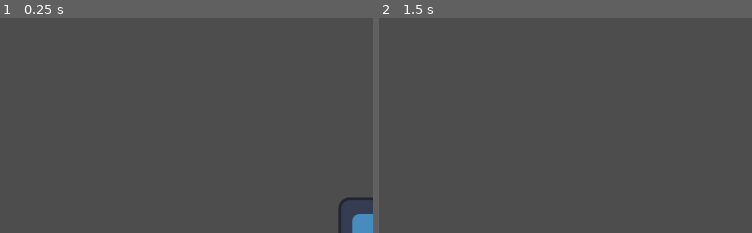
Above: before the commit, frames 1-2 (left to right).
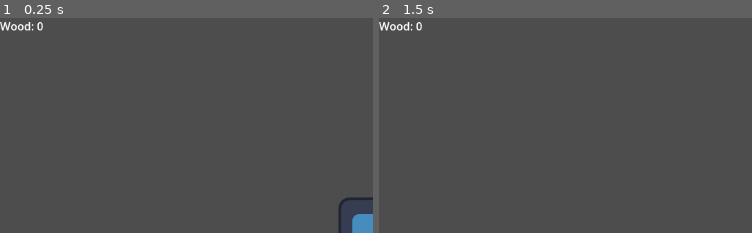
Above: after the commit, the same moments.

Repository: 7riciu/survival-game
Game: Godot game, scene res://scenes/game.tscn
The game is run twice, just before and just after one commit, with the same random seed, the same clock (stepped at 60 frames per second) and the same inputs. The engine's default icon, where the game draws it, is replaced by a stand-in: a white triangle on a blue panel in a dark square.
Inputs (mouse positions are % of the whole screen's width and height, from its top left):
- Up to frame 1 (0.25 s): no input
- Up to frame 2 (1.5 s): tap Enter at 0.5 s; move the mouse to (77, 47) at 0.52 s; hold Right (right) 0.53-1.28 s; click (77, 47) at 0.6 s; move the mouse to (32, 57) at 1.27 s; hold Down (down) from 1.28 s (still down); tap Alt at 1.35 s
The pictures show only the part of the screen within x 0-50%, y 0-50%; the shares and areas given below are measured in that part.

The runs differ from the first frame. In frame 1, 0.3% of the frame differs, in the area x 0-12%, y 1-7%; in frame 2, 0.3%.

Commit message:
I made a ui that countsv the wood collected :)

Diff:
--- a/scenes/game.tscn
+++ b/scenes/game.tscn
@@ -1,7 +1,8 @@
-[gd_scene load_steps=3 format=3 uid="uid://b4esk8eblrhvn"]
+[gd_scene load_steps=4 format=3 uid="uid://b4esk8eblrhvn"]
 
 [ext_resource type="PackedScene" uid="uid://q2x0ajymmhdw" path="res://scenes/player.tscn" id="1_uwrxv"]
 [ext_resource type="PackedScene" uid="uid://c6pkfx3ea4e0d" path="res://scenes/tree.tscn" id="2_yqjtg"]
+[ext_resource type="PackedScene" uid="uid://ddckudl6jhlc2" path="res://scenes/ui.tscn" id="3_lnu2h"]
 
 [node name="game" type="Node2D"]
 
@@ -13,3 +14,5 @@
 
 [node name="tree" parent="." instance=ExtResource("2_yqjtg")]
 position = Vector2(737, 189)
+
+[node name="UI" parent="." instance=ExtResource("3_lnu2h")]
--- /dev/null
+++ b/scenes/ui.tscn
@@ -0,0 +1,14 @@
+[gd_scene load_steps=2 format=3 uid="uid://ddckudl6jhlc2"]
+
+[ext_resource type="Script" uid="uid://dbyc4oejeqqjk" path="res://scenes/wood_count.gd" id="1_nt7q6"]
+
+[node name="UI" type="CanvasLayer"]
+
+[node name="wood count" type="Label" parent="." groups=["wood_ui"]]
+anchors_preset = -1
+anchor_right = 0.048
+anchor_bottom = 0.035
+offset_right = -0.29600143
+offset_bottom = 0.3199997
+text = "Wood: 0"
+script = ExtResource("1_nt7q6")
--- /dev/null
+++ b/scenes/wood_count.gd
@@ -0,0 +1,7 @@
+extends Label
+
+var wood = 0
+
+func tree_wood_count():
+	wood += 10
+	self.text = "Wood: " + str(wood)
--- a/scripts/tree.gd
+++ b/scripts/tree.gd
@@ -1,5 +1,6 @@
 extends Area2D
 
+@onready var wood_ui = get_tree().get_first_node_in_group("wood_ui")
 @onready var tree_health = 100
 var can_hit = false
 
@@ -20,4 +21,5 @@
 		tree_health -= 10
 
 	if tree_health <= 0:
+		wood_ui.tree_wood_count()
 		queue_free()
Not shown, added: scenes/wood_count.gd.uid
